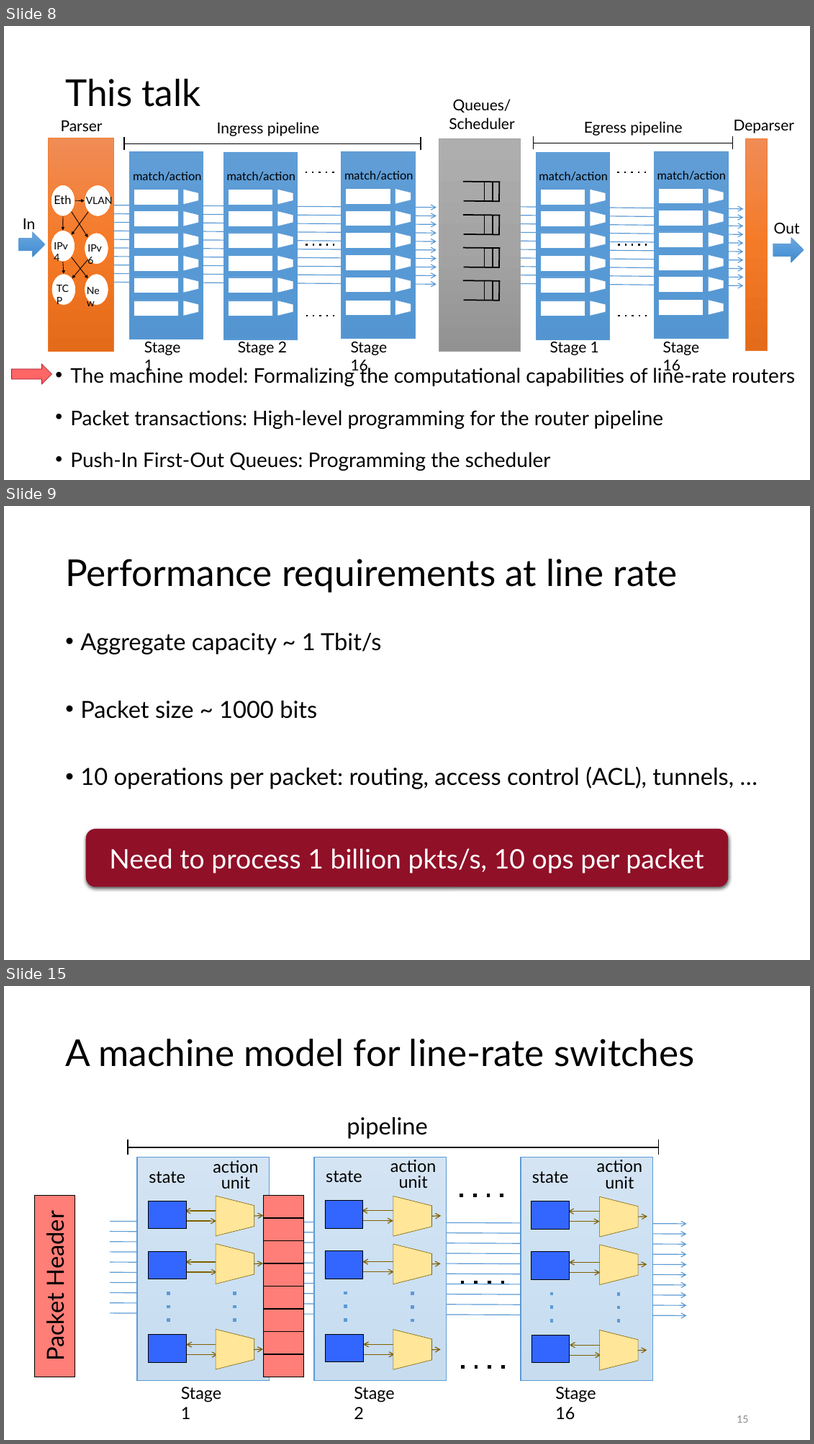
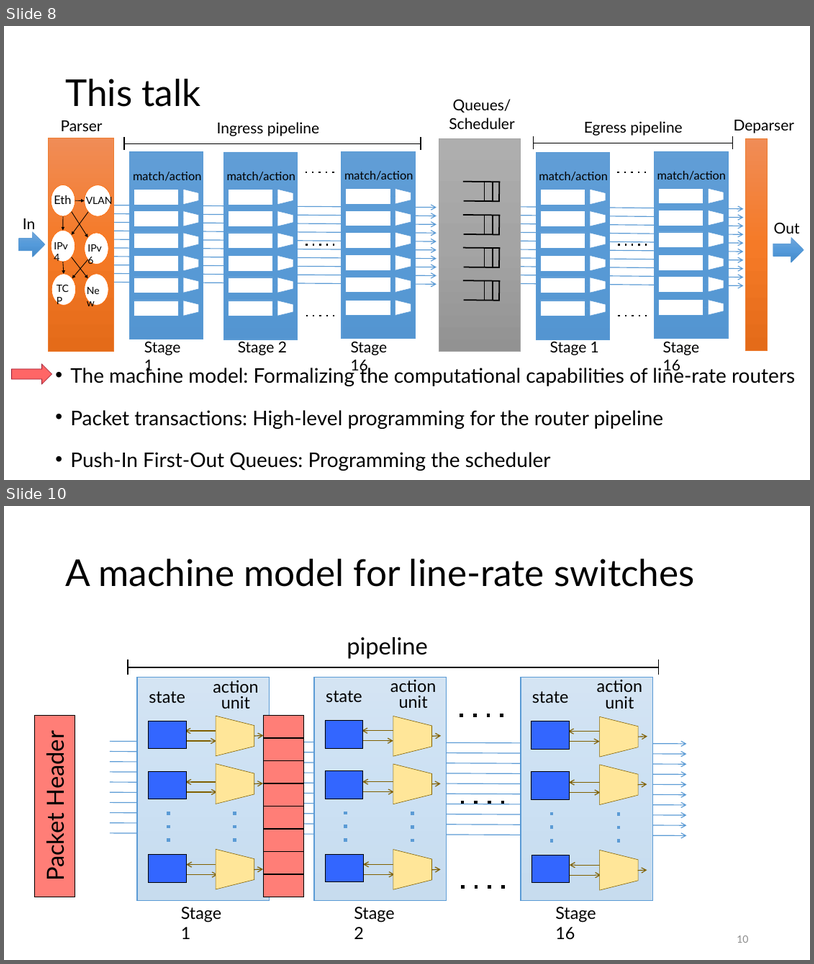
Before and after one commit to anirudhSK/pifo-domino-marple-ppts, a slide deck: combined_domino_pifo.pptx. Shown one above the other, each under a label of ours: slides 8, 9 and 15 before the commit, slides 8 and 10 after it; the slides between them are not shown. The pictures are 814x1444 and 814x964 pixels, drawn with LibreOffice and Linux fonts; fonts in the diff are those of the drawing. Boxes give left, top, right and bottom in pixels: in the first picture for what was removed or moved away, otherwise in the second. Text is boxed around its words. In the diff, an @@ line names an element or a change of style, - is before the commit and + after.

```diff
--- a/combined_domino_pifo.pptx
+++ b/combined_domino_pifo.pptx
@@ slide 9 removed at <box>4,506,810,960</box>, background #FFFFFF @@
@@ title removed at <box>65,559,678,592</box> @@
-Performance requirements at line rate
@@ text removed at <box>80,633,734,789</box> @@
-• Aggregate capacity ~ 1 Tbit/s
-• Packet size ~ 1000 bits
-• 10 operations per packet: routing, access control (ACL), tunnels, …
@@ rounded rectangle removed at <box>85,829,728,886</box> @@
-Need to process 1 billion pkts/s, 10 ops per packet
@@ what was slide 15 is now slide 10 @@
@@ page number at <box>737,935,748,942</box>: text changed @@
-15
+10
```
Also in this commit, not shown: 4 slides changed, 6 slides added, 4 other slides removed.
